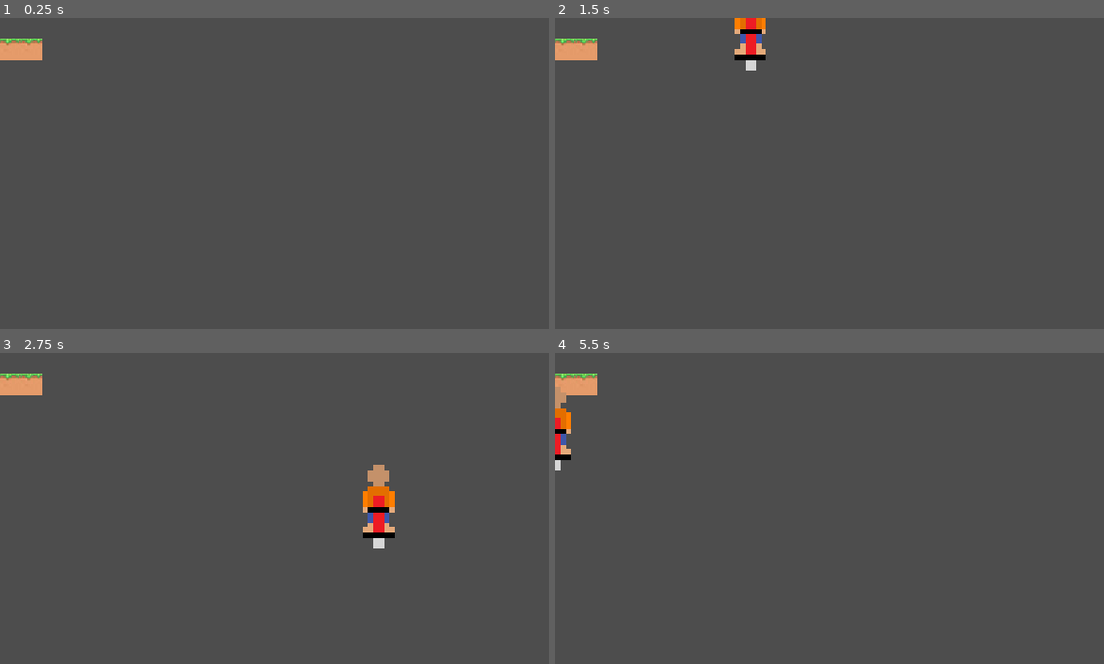
Above: before the commit, frames 1-4 (two rows, left to right).
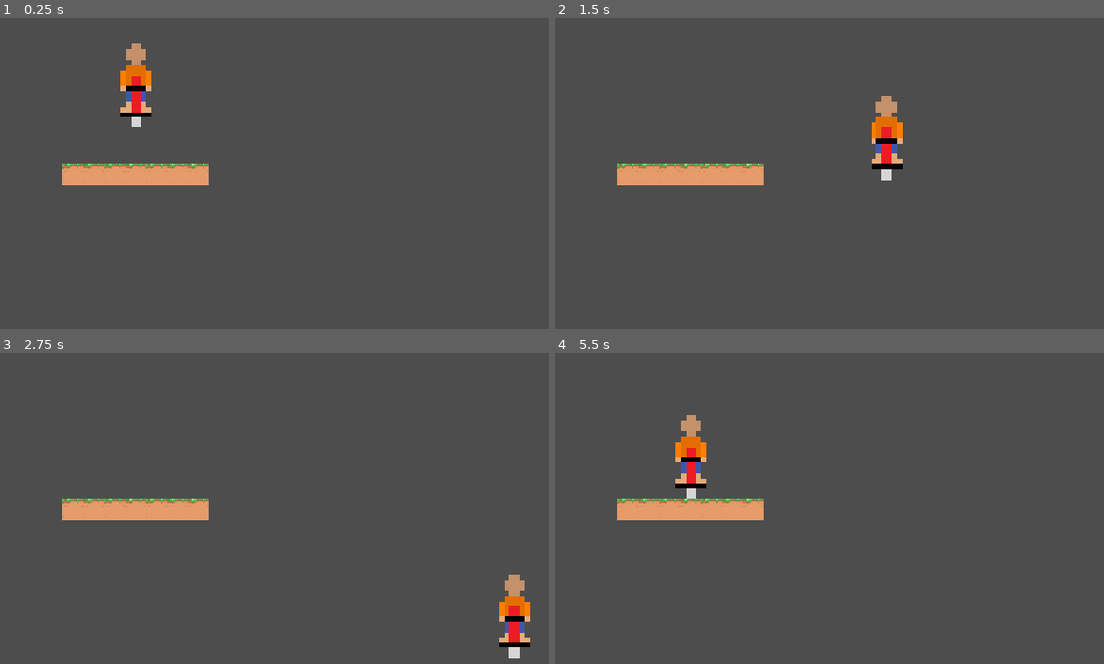
Above: after the commit, the same moments.

Repository: ScarletAkuma/game
Game: Godot game, scene res://main.tscn
Two runs of this game, one before a commit and one after it. Both use one fixed random seed, a clock stepped at 60 frames per second and the inputs below.
Inputs:
- Up to frame 1 (0.25 s): no input
- Up to frame 2 (1.5 s): tap Enter at 0.5 s; hold Right (ui_right) 0.53-1.28 s; hold Down (ui_down) from 1.28 s (still down)
- Up to frame 3 (2.75 s): release Down (ui_down) at 2.03 s; hold Right (ui_right) from 2.03 s (still down)
- Up to frame 4 (5.5 s): release Right (ui_right) at 2.78 s; hold Up (ui_up) 2.78-3.53 s; hold Left (ui_left) 3.53-5.03 s; hold Down (ui_down) from 5.03 s (still down)

The runs differ from the first frame. In frame 1, 3.4% of the frame differs, in the area x 0-39%, y 6-54%; in frame 2, 4.2%; in frame 3, 4.6%, in the area x 0-97%, y 6-99%; in frame 4, 4.0%.

Commit message:
Various stuff

Diff:
--- a/main.tscn
+++ b/main.tscn
@@ -1,4 +1,4 @@
-[gd_scene format=3 uid="uid://buaq673iyr04d"]
+[gd_scene format=4 uid="uid://buaq673iyr04d"]
 
 [ext_resource type="Script" uid="uid://dagqjcrmcynbn" path="res://player.gd" id="1_0xm2m"]
 [ext_resource type="Texture2D" uid="uid://dv0sjn0gytp73" path="res://images.jpg" id="1_h2yge"]
@@ -201,13 +201,17 @@
 physics_layer_0/collision_layer = 1
 sources/1 = SubResource("TileSetAtlasSource_1bvp3")
 
+[sub_resource type="RectangleShape2D" id="RectangleShape2D_h2yge"]
+size = Vector2(40, 120)
+
 [node name="Node2D" type="Node2D" unique_id=624461120]
 
 [node name="TileMapLayer" type="TileMapLayer" parent="." unique_id=985201286]
-tile_map_data = PackedByteArray(0, 0, 254, 255, 1, 0, 1, 0, 12, 0, 9, 0, 0, 0, 255, 255, 1, 0, 1, 0, 12, 0, 9, 0, 0, 0, 0, 0, 1, 0, 1, 0, 12, 0, 9, 0, 0, 0, 1, 0, 1, 0, 1, 0, 12, 0, 9, 0, 0, 0)
+tile_map_data = PackedByteArray("AAADAAcAAQAJAAYAAAAEAAcAAQAJAAYAAAAFAAcAAQAJAAYAAAAGAAcAAQAJAAYAAAAHAAcAAQAJAAYAAAAIAAcAAQAJAAYAAAAJAAcAAQAJAAYAAAA=")
 tile_set = SubResource("TileSet_cdmtq")
 
 [node name="Player" type="CharacterBody2D" parent="." unique_id=2101166800]
+position = Vector2(208, 168)
 script = ExtResource("1_0xm2m")
 
 [node name="Sprite2D" type="Sprite2D" parent="Player" unique_id=674020692]
@@ -216,3 +220,5 @@
 texture = ExtResource("2_h2yge")
 
 [node name="CollisionShape2D" type="CollisionShape2D" parent="Player" unique_id=614406060]
+position = Vector2(0, -60)
+shape = SubResource("RectangleShape2D_h2yge")
--- a/player.gd
+++ b/player.gd
@@ -1,4 +1,6 @@
 extends CharacterBody2D
+
+#var gravity = ProjectSettings
 
 #Jump button
 func _physics_process(delta):
